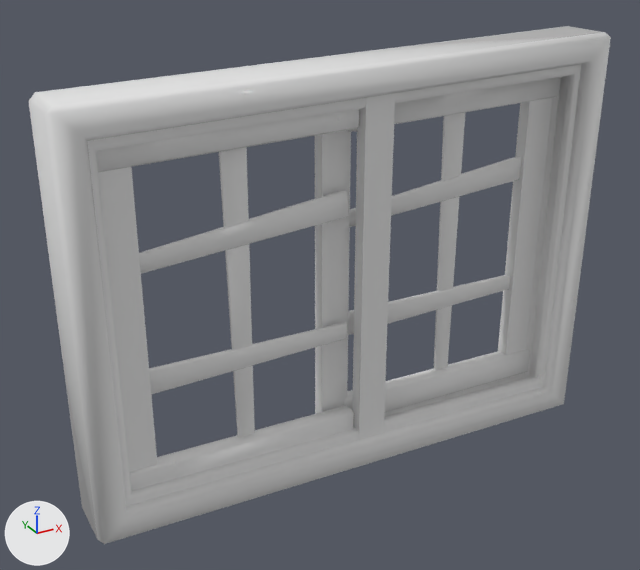
The FBX model Assets/3D/Environment/BathroomWindow.FBX, before and after one commit.
Before and after are seen from a camera (50 mm lens) standing at (-3.18, -5.58, 12.07) and looking at (-0.22, -0.19, 9.38). The axes (+X, +Y, +Z) are drawn at lower left. The lights are the same throughout. Where no turn or scale is listed for an object, it has been applied to the vertices.

In view in the first picture: 'BathroomWindow'.
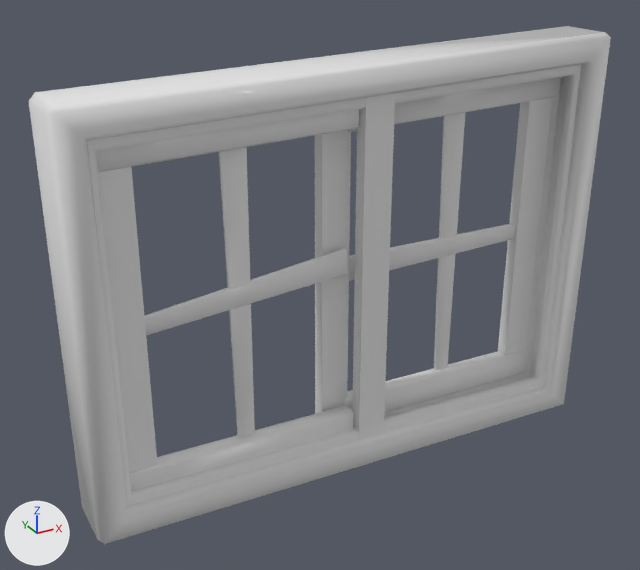
Pixel boxes [x1, y1, x2, y2] of what changed, in the pictures (640 x 570 px; the box of a moved part takes in the faces that stretch with it):
part 1 of me_mesh, moved or reshaped: before [348, 274, 510, 335]; after [349, 223, 515, 281]
part 2 of me_mesh, moved or reshaped: before [139, 190, 349, 274]; after [145, 248, 348, 336]
part 3 of me_mesh, deleted: before [149, 322, 347, 395]
part 4 of me_mesh, deleted: before [350, 156, 521, 227]

Patch to the scene script:
```diff
--- a/Assets/3D/Environment/BathroomWindow.FBX.py
+++ b/Assets/3D/Environment/BathroomWindow.FBX.py
@@ me_mesh @@
 me_mesh.from_pydata(...)  # 388 vertices, 394 faces; spans x -2.15..2.18, y -0.51..-0.05, z 7.79..11.11
 # used by ob_bathroomwindow; location = (0.0, 0.0, 0.0)
+# me_mesh part 1: the loose piece of 24 vertices spanning x -0.02..1.76, y -0.19..-0.14, z 8.88..9.08 is moved by (0.0, 0.0, 0.47)
+# me_mesh part 2: the loose piece of 24 vertices spanning x -1.83..-0.05, y -0.32..-0.28, z 9.79..10.14 is moved by (0.0, 0.0, -0.45)
+# me_mesh part 3: the loose piece of 24 vertices spanning x -1.83..-0.05, y -0.32..-0.28, z 8.88..9.08 is deleted
+# me_mesh part 4: the loose piece of 24 vertices spanning x -0.02..1.77, y -0.19..-0.14, z 9.79..10.14 is deleted
 me_mesh.materials.append(mat_blanco)
```
